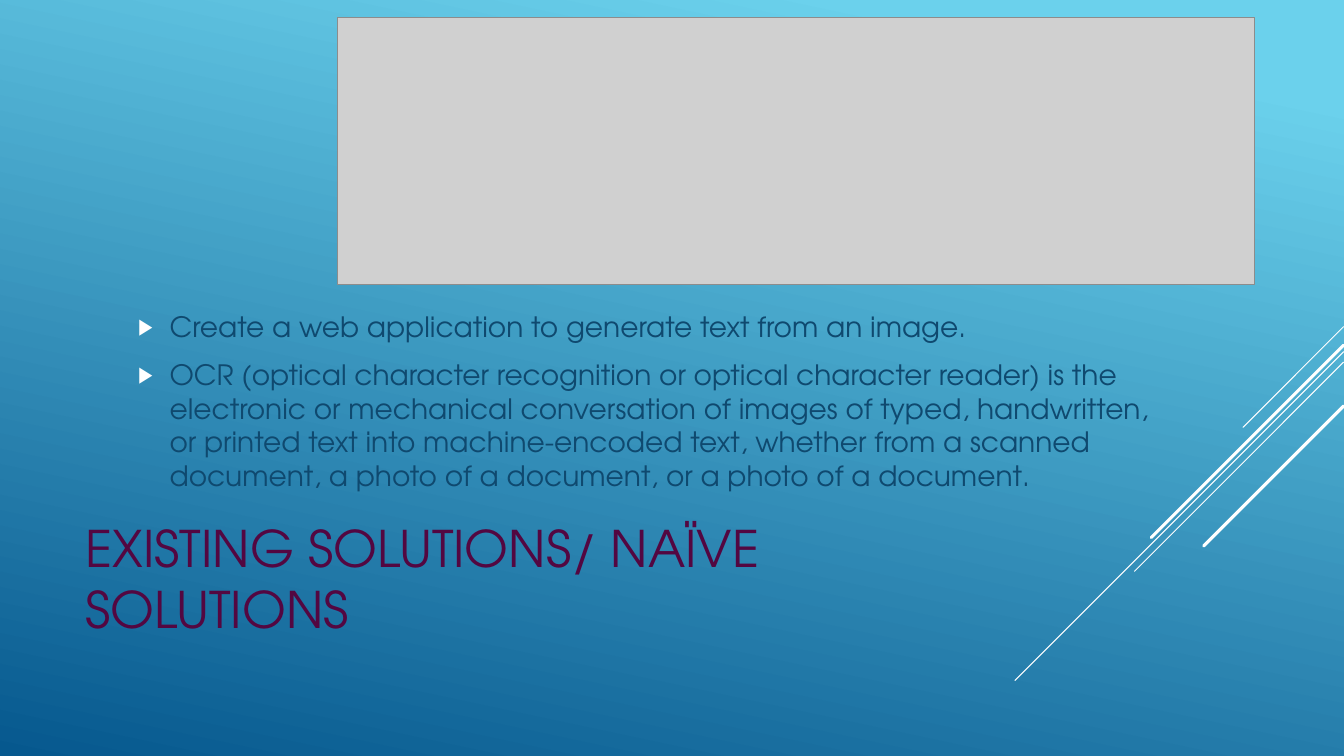
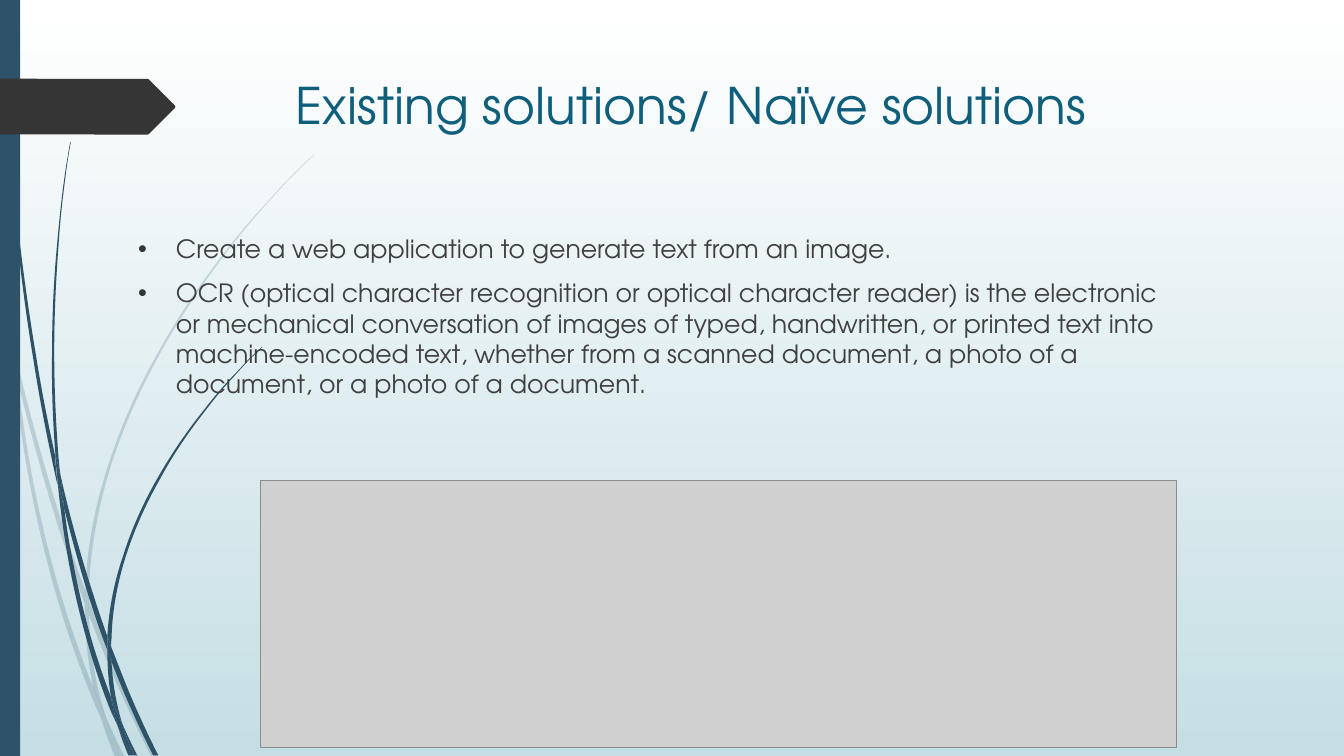
Before and after one commit to CHIHNITA-REDDY-B/SE-project, a slide deck: slide 3 of SE_ project.pptx. Drawn at 1344x756 pixels with LibreOffice and Linux fonts; fonts in the diff are those of the drawing; grey boxes stand for pictures. Boxes give left, top, right and bottom in pixels: in the first picture for what was removed or moved away, otherwise in the second. Text is boxed around its words. In the diff, an @@ line names an element or a change of style, - is before the commit and + after.

Commit message:
SE Project
Image To Text Convertor

```diff
--- a/SE_ project.pptx
+++ b/SE_ project.pptx
@@ background gradient #6ED2EB to #06588E to gradient #FFFFFF to #C5DEE5 @@
@@ rectangle added at [0,0,20,756], fill #2E5369 @@
@@ freeform shape added at [0,79,175,134], fill #353535 @@
@@ title "Existing solutions/ Naïve solutions" at [296,86,1086,135]: vertical alignment middle to top @@
@@ title at [296,86,1086,135]: text changed; text colour #520741 to #0F5E7C @@
-EXISTING SOLUTIONS/ NAÏVE SOLUTIONS
+Existing solutions/ Naïve solutions
@@ text "Create a web application to ..." at [176,239,1157,405]: size 20 to 18 pt, text colour #0F496F to #404040; bullet ▶ to •; bullet colour #FFFFFF to #353535; vertical alignment middle to top @@
@@ group removed at [1015,327,1344,681]: 5 lines @@
@@ picture: place and size @@
-picture at [338,18,1254,284]
+picture at [260,481,1177,747]
@@ group added at [0,154,315,756]: 10 freeform shapes @@
@@ group added at [3,0,262,756]: 12 freeform shapes @@
```
Also in this commit, not shown: 13 other slides changed, 5 slides added.
